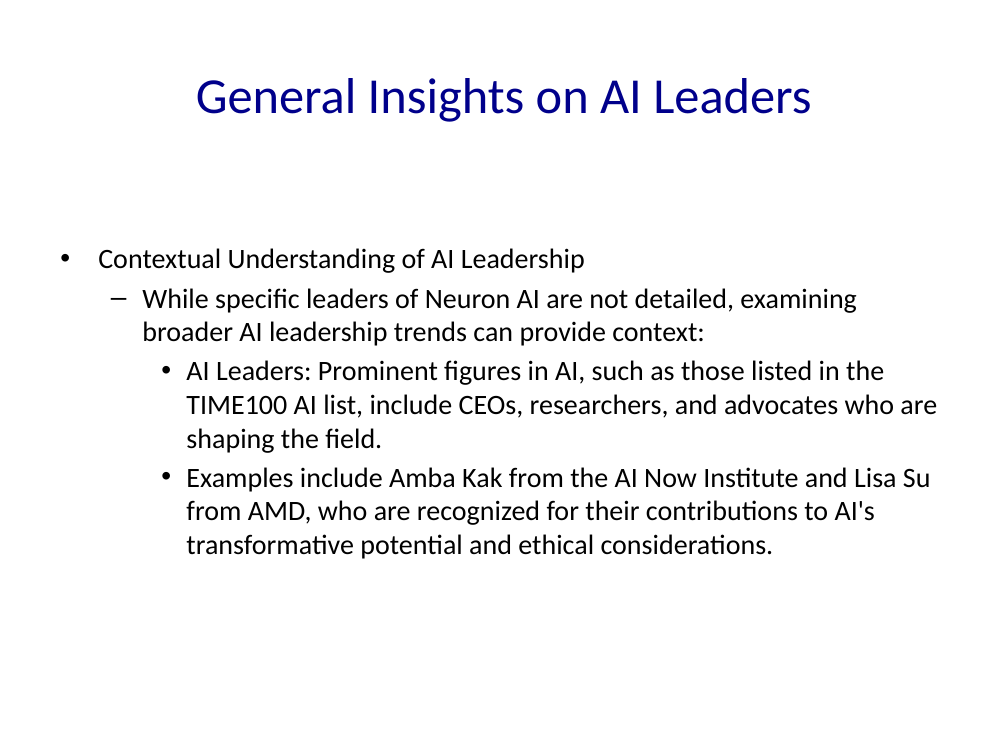
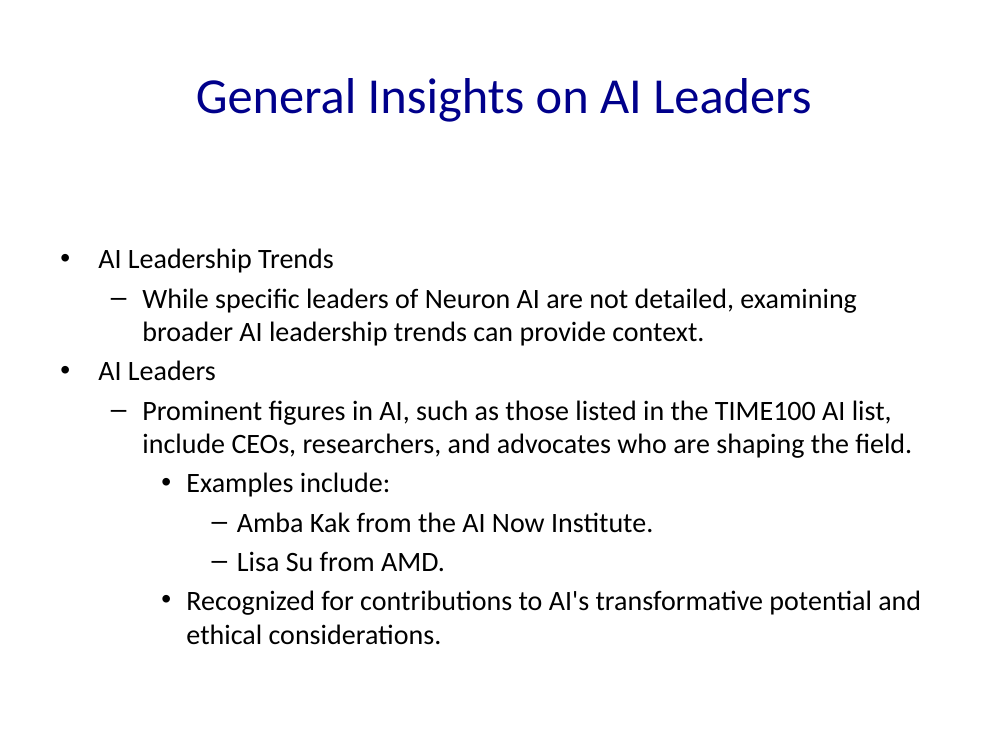
Before and after one commit to Frank-Gu-81/slides_autogeneration, a slide deck: slide 64 of Neuron_Solutions_Presentation.pptx (slide 46 before the commit). Drawn at 1008x756 pixels with LibreOffice and Linux fonts; fonts in the diff are those of the drawing. Boxes give left, top, right and bottom in pixels: in the first picture for what was removed or moved away, otherwise in the second. Text is boxed around its words. In the diff, an @@ line names an element or a change of style, - is before the commit and + after.

```diff
--- a/Neuron_Solutions_Presentation.pptx
+++ b/Neuron_Solutions_Presentation.pptx
@@ text at (x1=98, y1=248, x2=921, y2=645): text changed @@
-• Contextual Understanding of AI Leadership
-  – While specific leaders of Neuron AI are not detailed, examining broader AI leadership trends can provide context:
-    • AI Leaders: Prominent figures in AI, such as those listed in the TIME100 AI list, include CEOs, researchers, and advocates who are shaping the field.
-    • Examples include Amba Kak from the AI Now Institute and Lisa Su from AMD, who are recognized for their contributions to AI's transformative potential and ethical considerations.
+• AI Leadership Trends
+  – While specific leaders of Neuron AI are not detailed, examining broader AI leadership trends can provide context.
+• AI Leaders
+  – Prominent figures in AI, such as those listed in the TIME100 AI list, include CEOs, researchers, and advocates who are shaping the field.
+    • Examples include:
+      – Amba Kak from the AI Now Institute.
+      – Lisa Su from AMD.
+    • Recognized for contributions to AI's transformative potential and ethical considerations.
```
Also in this commit, not shown: 50 other slides changed, 22 slides added, 4 slides removed, 9 other files.
